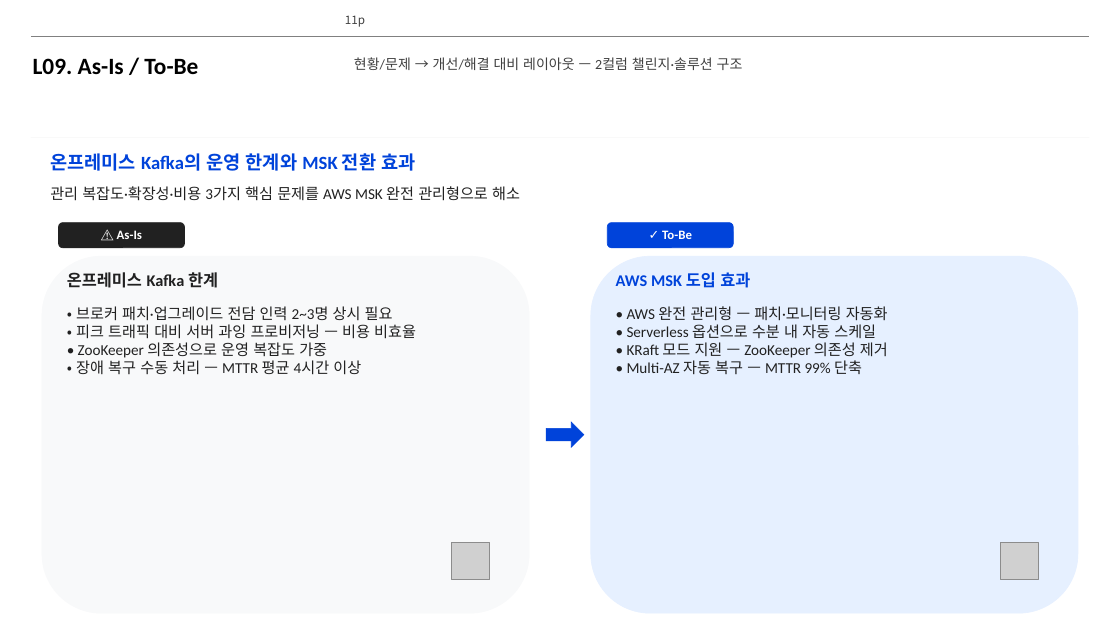
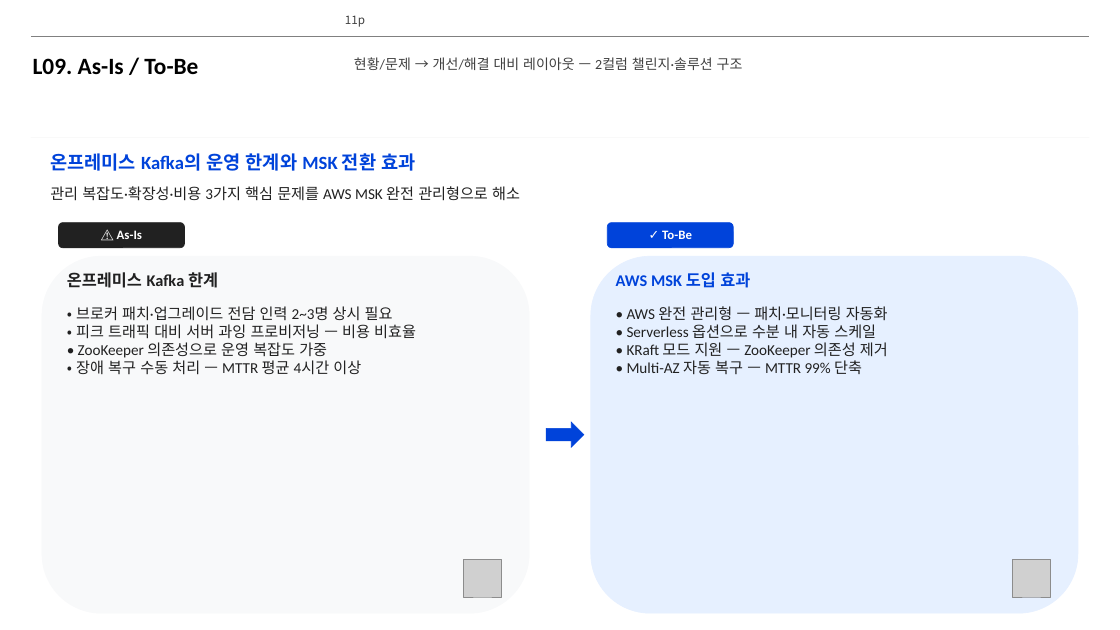
Before and after one commit to lhs6395-hslee/project-steer, a slide deck: slide 11 of results/pptx/AWS_MSK_Expert_Intro.pptx. Drawn at 1120x630 pixels with LibreOffice and Linux fonts; fonts in the diff are those of the drawing; grey boxes stand for pictures; background and template pictures are left out. Boxes give left, top, right and bottom in pixels: in the first picture for what was removed or moved away, otherwise in the second. Text is boxed around its words. In the diff, an @@ line names an element or a change of style, - is before the commit and + after.

```diff
--- a/results/pptx/AWS_MSK_Expert_Intro.pptx
+++ b/results/pptx/AWS_MSK_Expert_Intro.pptx
@@ picture: place and size @@
-picture at (452, 542, 490, 580)
+picture at (464, 560, 502, 597)
@@ picture: place and size @@
-picture at (1001, 542, 1038, 580)
+picture at (1012, 560, 1050, 597)
```
Also in this commit, not shown: 1 other slide changed, 5 other files.
